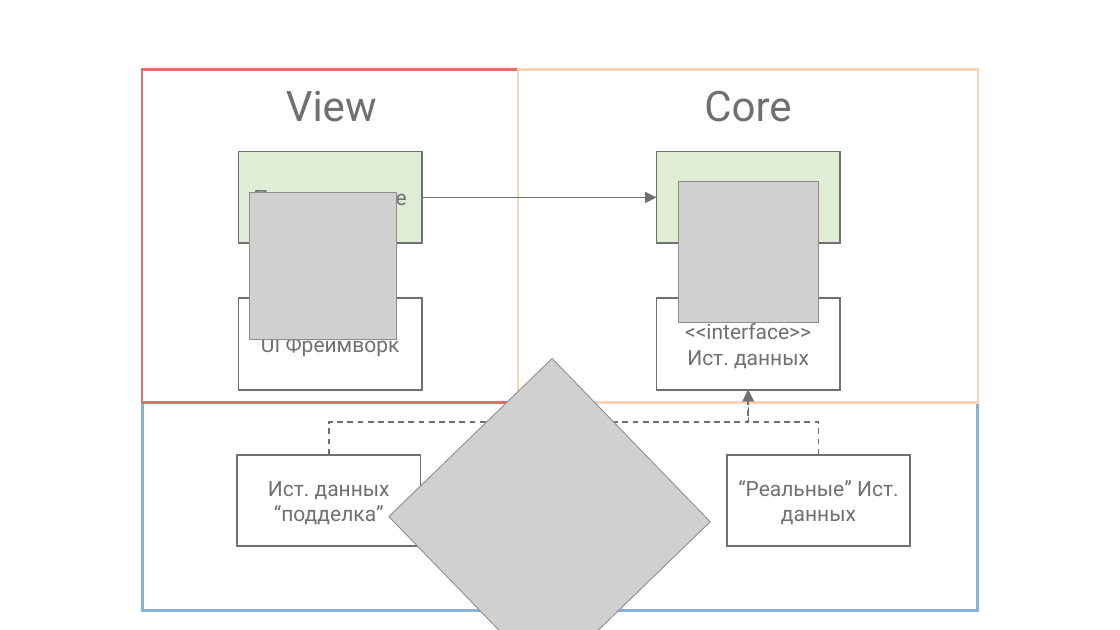
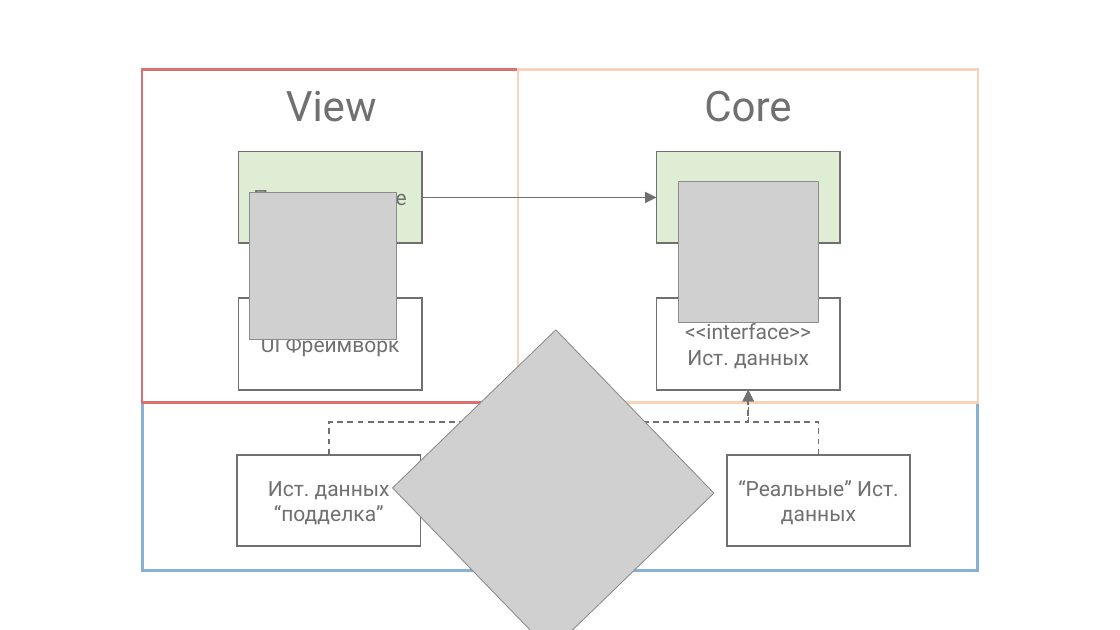
Before and after one commit to rkhaimov/brain-gym, a slide deck: slide 99 of Презентация.pptx. Drawn at 1120x630 pixels with LibreOffice and Linux fonts; fonts in the diff are those of the drawing; grey boxes stand for pictures; background and template pictures are left out. Boxes give left, top, right and bottom in pixels: in the first picture for what was removed or moved away, otherwise in the second. Text is boxed around its words. In the diff, an @@ line names an element or a change of style, - is before the commit and + after.

```diff
--- a/Презентация.pptx
+++ b/Презентация.pptx
@@ rectangle: place and size @@
-rectangle at <box>87,30,992,626</box>
+rectangle at <box>87,30,992,582</box>
@@ picture: place and size @@
-picture at <box>389,359,711,630</box>
+picture at <box>392,330,714,630</box>
@@ rectangle: place and size @@
-rectangle at <box>142,403,978,611</box>
+rectangle at <box>142,403,978,571</box>
@@ text "Externals" rewrapped from <box>474,583,647,587</box> to <box>474,502,647,557</box> @@
```
Also in this commit, not shown: 39 other slides changed, 9 slides added, 8 slides removed.
